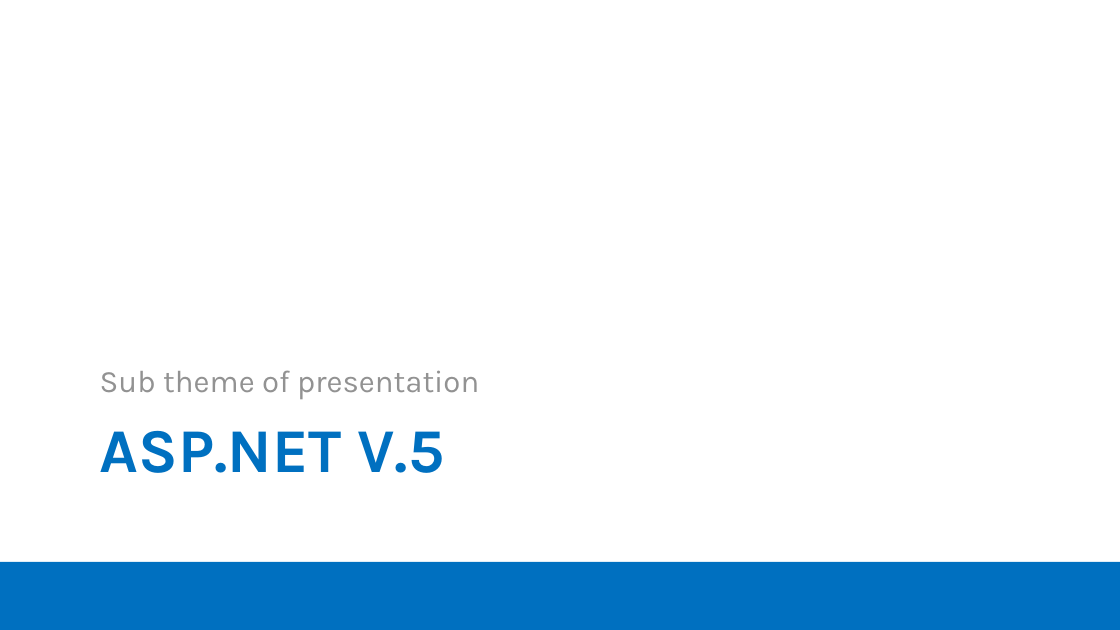
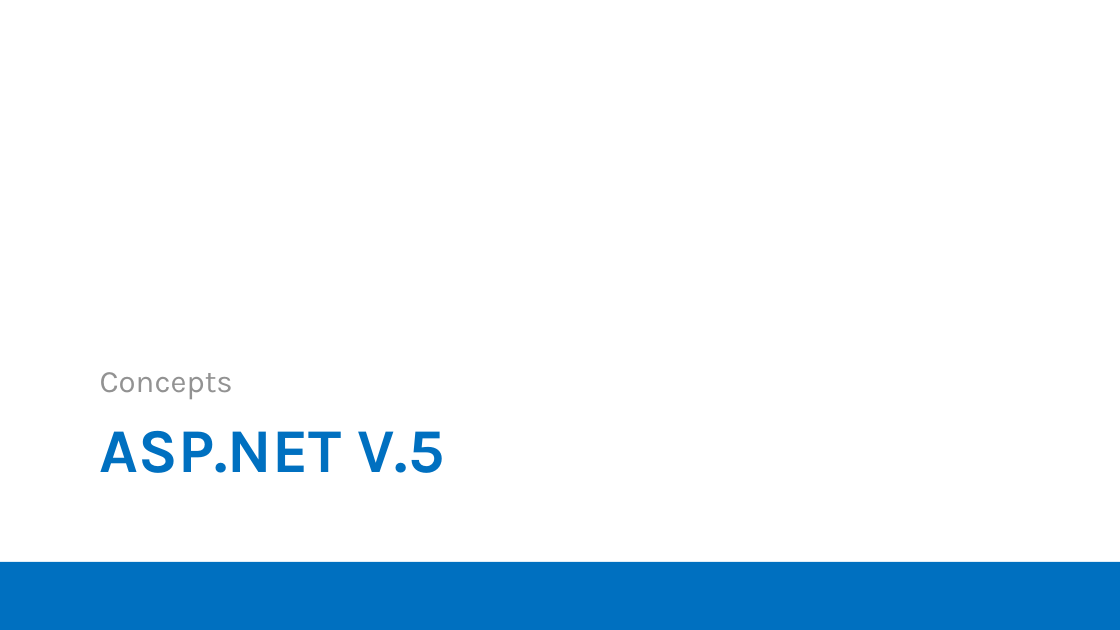
Before and after one commit to moljac/ASP.net.v5-AKA-vNext-Windays15, a slide deck: slide 8 of talk/Windays15 - ASP.net v.5 (vNext) on Linux and Mac OSX.pptx. Drawn at 1120x630 pixels with LibreOffice and Linux fonts; fonts in the diff are those of the drawing; background and template pictures are left out. Boxes give left, top, right and bottom in pixels: in the first picture for what was removed or moved away, otherwise in the second. Text is boxed around its words. In the diff, an @@ line names an element or a change of style, - is before the commit and + after.

```diff
--- a/talk/Windays15 - ASP.net v.5 (vNext) on Linux and Mac OSX.pptx
+++ b/talk/Windays15 - ASP.net v.5 (vNext) on Linux and Mac OSX.pptx
@@ text at (100,372,233,399): text changed @@
-Sub theme of presentation
+Concepts
```
Also in this commit, not shown: 14 other slides changed, 3 slides added, 3 slides removed.
